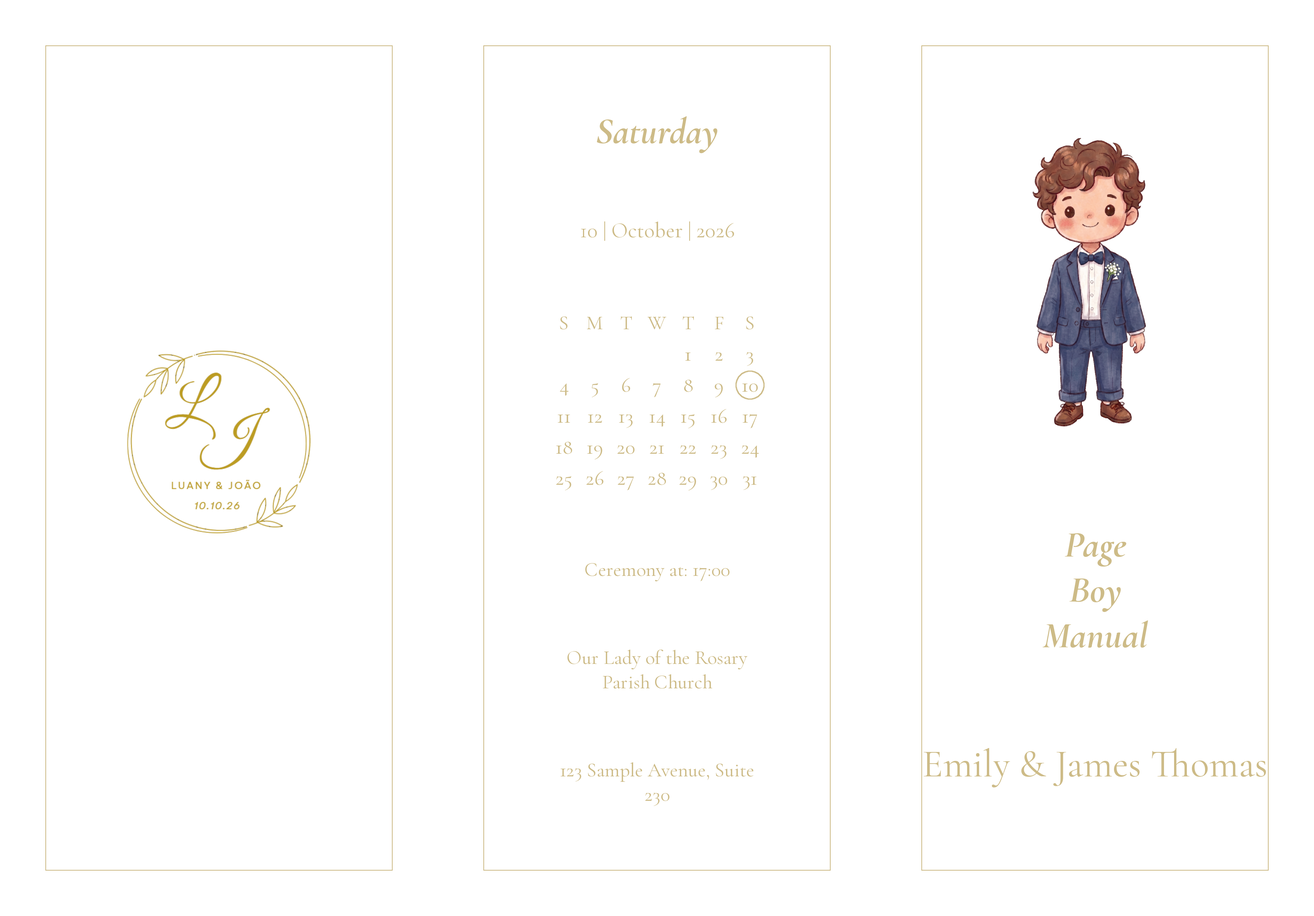
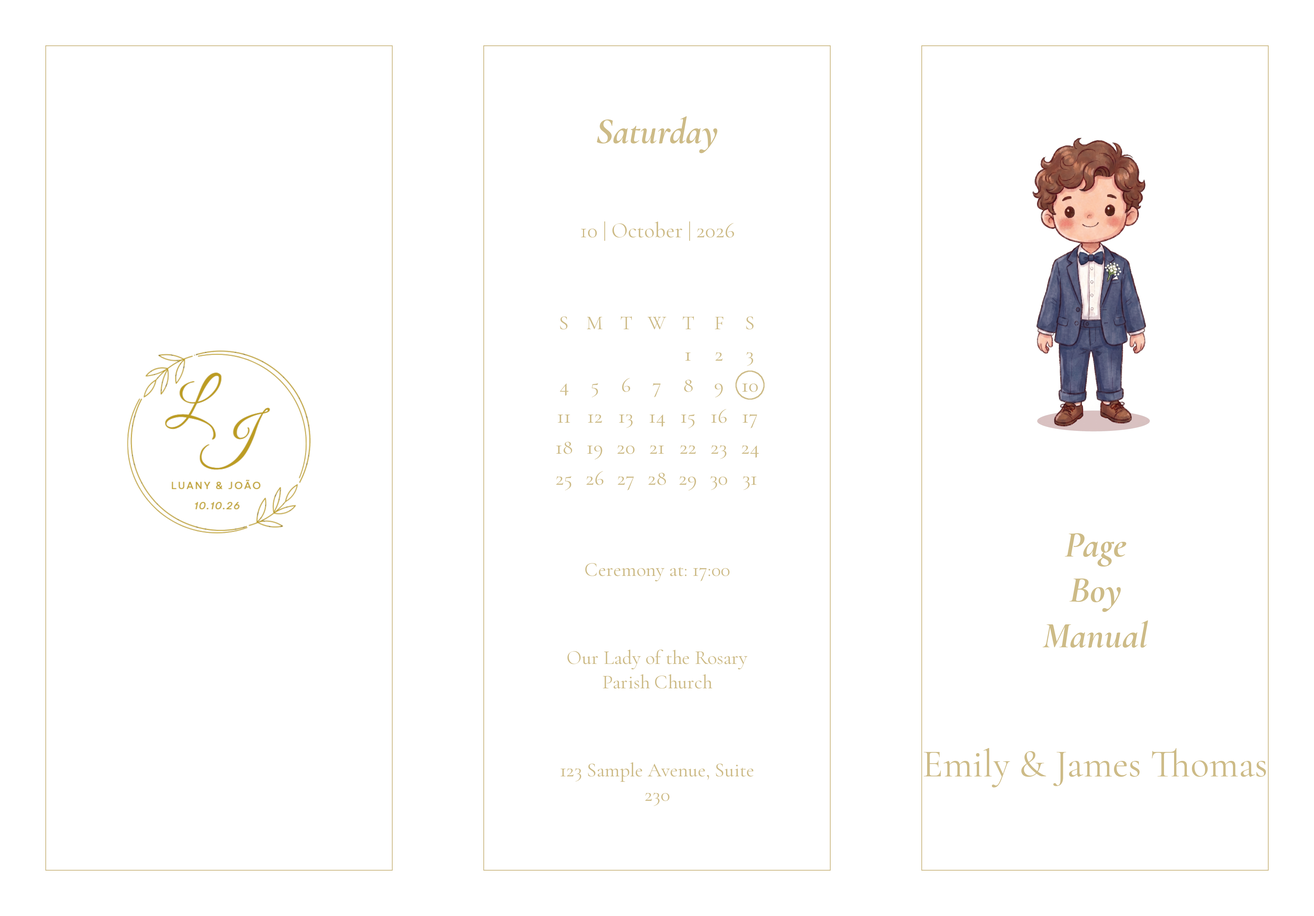
Layered file, before and after one edit (1314px x 916px). Changes by layer:
painted on "cover_art" over bbox(1032, 137, 1151, 432)
